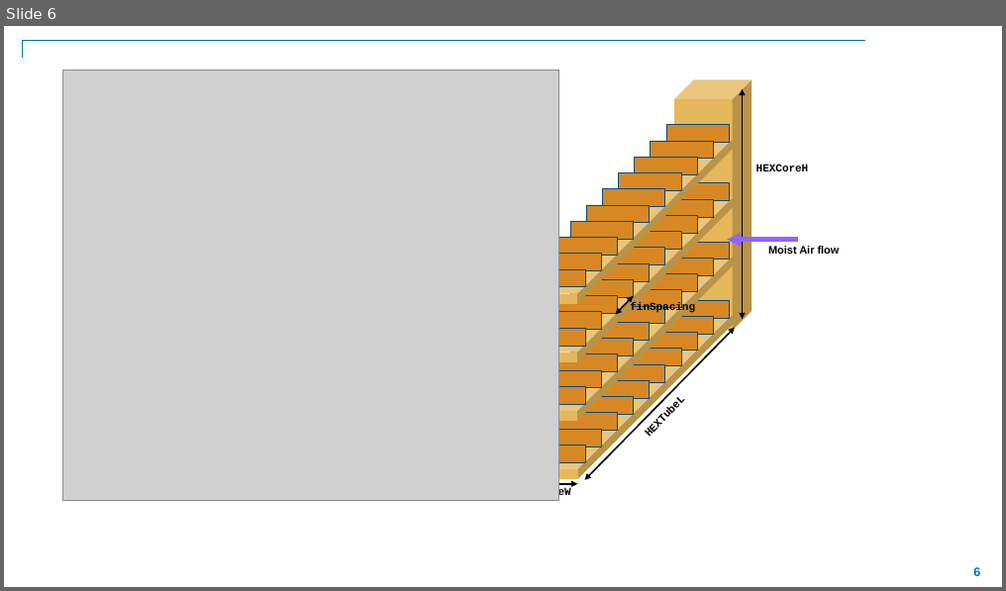
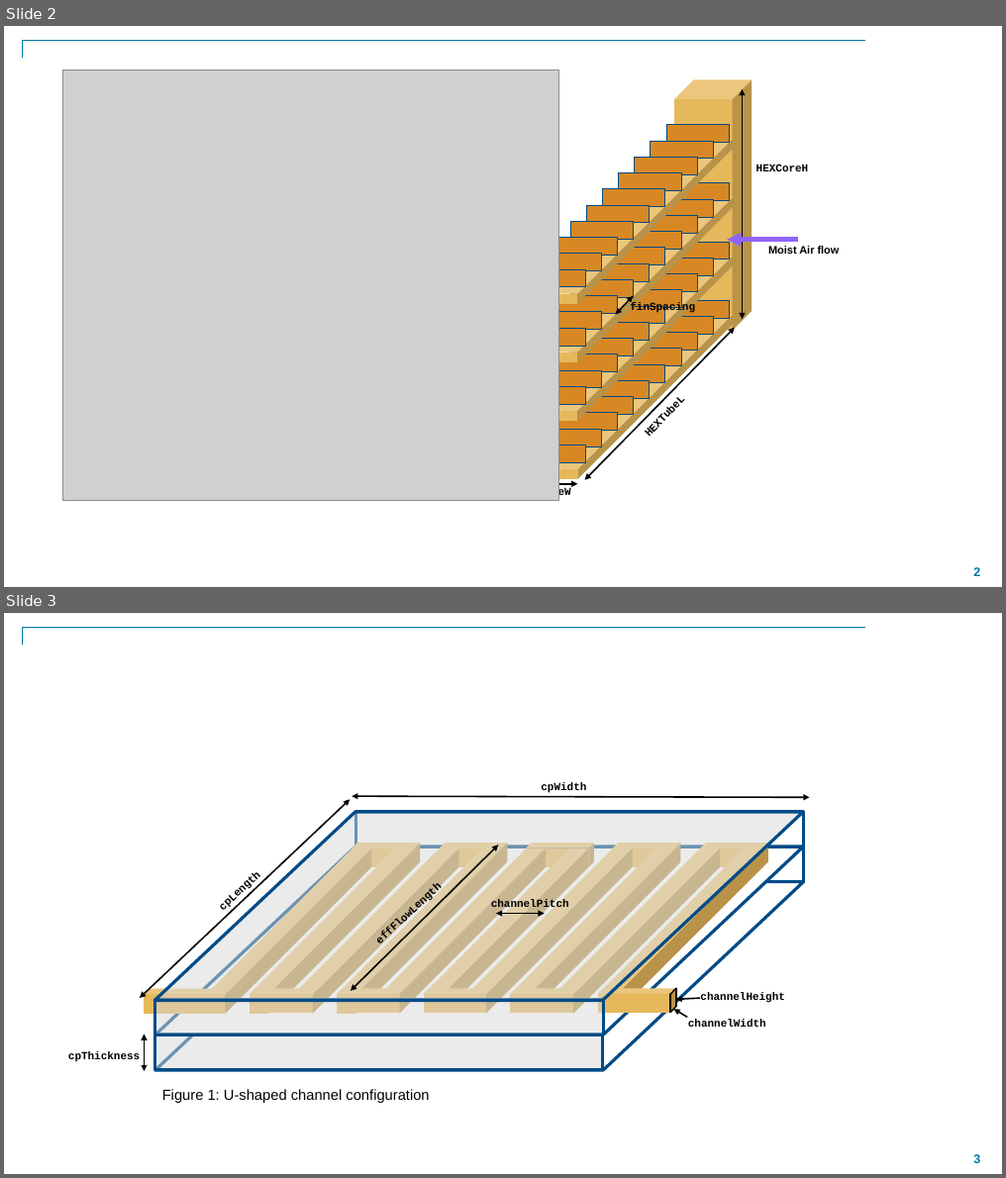
Before and after one commit to mathworks/thermal_management_tutorial, a slide deck: Docs/images.pptx. Shown one above the other, each under a label of ours: slide 6 before the commit, slides 2 and 3 after it. The pictures are 1006x591 and 1006x1178 pixels, drawn with LibreOffice and Linux fonts; fonts in the diff are those of the drawing; grey boxes stand for pictures; background and template pictures are left out. Boxes give left, top, right and bottom in pixels: in the first picture for what was removed or moved away, otherwise in the second. Text is boxed around its words. In the diff, an @@ line names an element or a change of style, - is before the commit and + after.

```diff
--- a/Docs/images.pptx
+++ b/Docs/images.pptx
@@ slide 3 added at box(4, 613, 1002, 1174), background #FFFFFF; not listed: 2 template elements that a slide beside it also shows @@
@@ group added at box(60, 753, 828, 1113): 21 cubes, 8 texts, 5 rectangles, 5 double arrows, 4 lines, 3 parallelograms, 2 arrows @@
+cpLength
+cpWidth
+cpThickness
+Figure 1: U-shaped channel configuration
+effFlowLength
+channelPitch
+channelWidth
+channelHeight
@@ what was slide 6 is now slide 2 @@
@@ page number at box(973, 568, 980, 576): text changed @@
-6
+2
```
Also in this commit, not shown: 2 other slides added, 2 other files.
